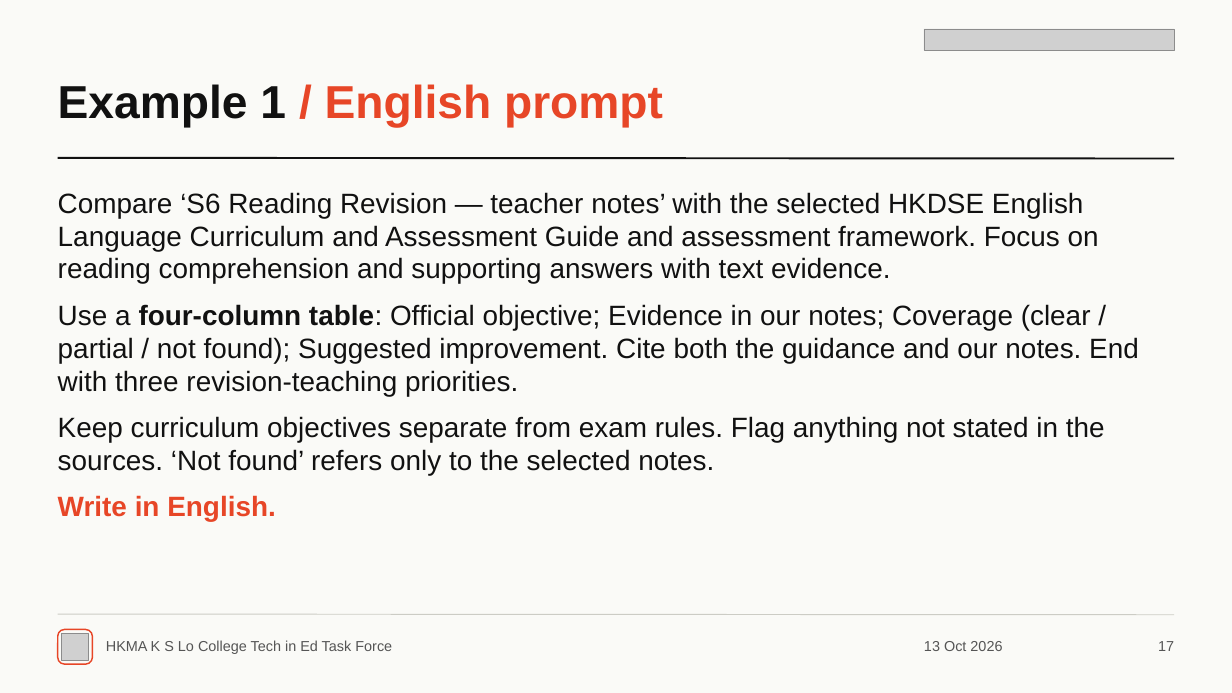
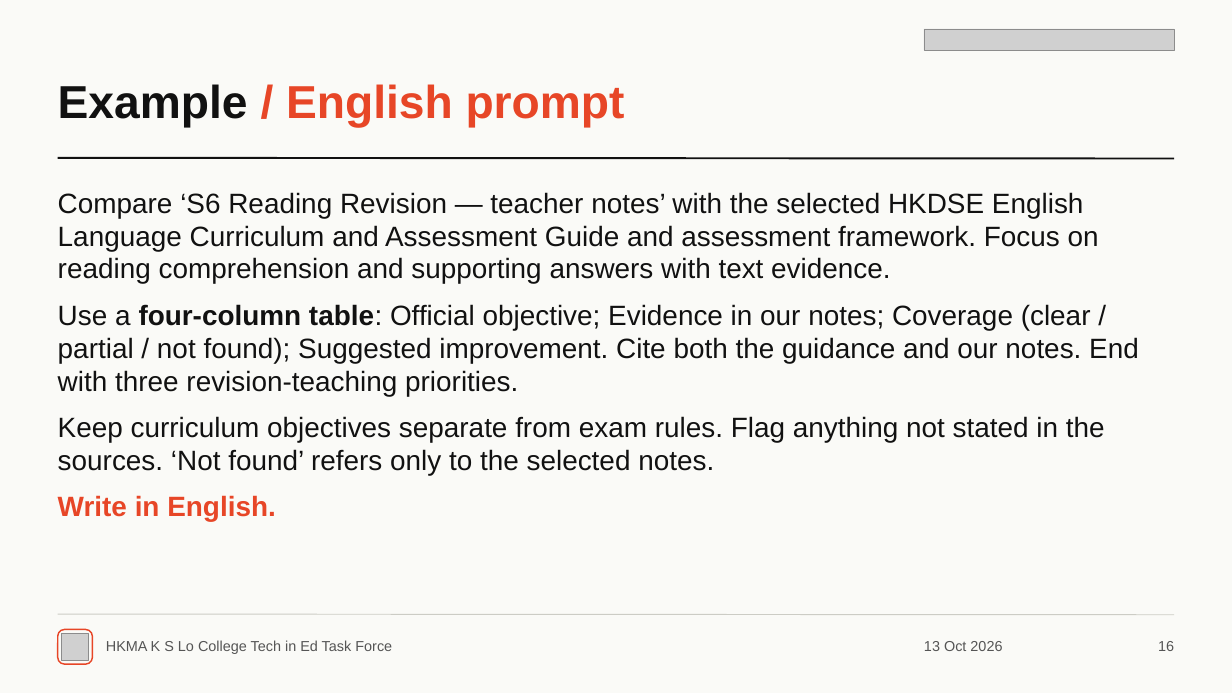
Before and after one commit to hkmakslo/261013, a slide deck: slide 16 of public/downloads/Gemini-Notebook-Workshop.pptx (slide 17 before the commit). Drawn at 1232x693 pixels with LibreOffice and Linux fonts; fonts in the diff are those of the drawing; grey boxes stand for pictures. Boxes give left, top, right and bottom in pixels: in the first picture for what was removed or moved away, otherwise in the second. Text is boxed around its words. In the diff, an @@ line names an element or a change of style, - is before the commit and + after.

Commit message:
Show examples before ten-prompt overview and simplify headings

```diff
--- a/public/downloads/Gemini-Notebook-Workshop.pptx
+++ b/public/downloads/Gemini-Notebook-Workshop.pptx
@@ text at (x1=58, y1=84, x2=625, y2=128): text changed @@
-Example 1 / English prompt
+Example / English prompt
@@ text at (x1=1158, y1=641, x2=1174, y2=651): text changed @@
-17
+16
```
Also in this commit, not shown: 3 other slides changed, 37 other files.
